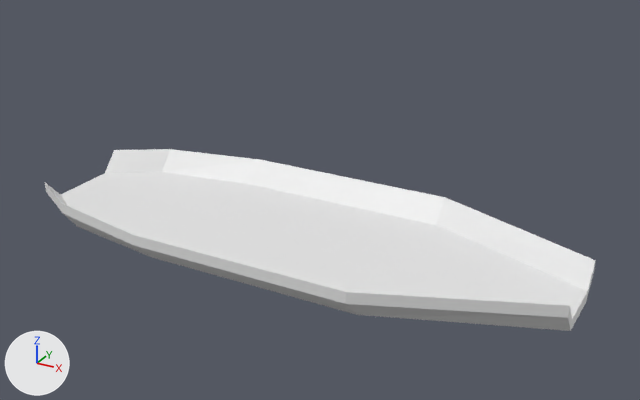
Two versions of the Blender file art/flux_ship.blend, one commit apart.
Before and after are seen from a 50 mm lens placed at (3.6, -6.12, 3.06), pointed at (0.2, 0.06, -0.03). The axes (+X, +Y, +Z) are drawn at lower left. The lights are the same throughout.
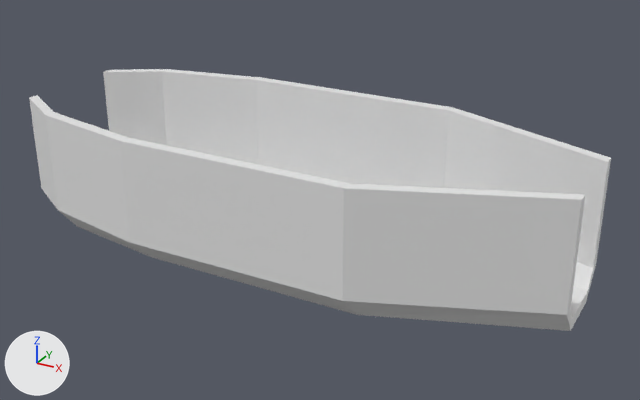
Commit message: Work on the flux ship. Very very WIP

Boxes (x1, y1, x2, y2) around the edits, measured in the pictures (640 x 400 px):
'Cube.001', reshaped (44% taller): before (45, 149, 596, 331); after (29, 69, 611, 331)

Patch to the scene script:
```diff
--- a/art/flux_ship.blend.py
+++ b/art/flux_ship.blend.py
@@ me_cube_000 @@
 # used by ob_cube_001; location = (0.0, -1.0, 0.0)
-me_cube_000.from_pydata(...)  # 40 vertices, 38 faces; spans x -2.5..2.5, y 0.0..2.0, z -0.5..-0.2
+me_cube_000.from_pydata(...)  # 80 vertices, 78 faces; spans x -2.5..2.5, y -0.05..2.05, z -0.5..0.65
+# me_cube_000 part 1
+# 8 faces are deleted
+# 5 vertices in x -2.5..2.5, y 1.4..2.0, z -0.2 move by (0.0, -0.05, -0.05)
+# 5 vertices in x -2.5..2.5, y 1.4..2.0, z -0.3 move by (0.0, 0.05, 0.05)
+# 5 vertices in x -2.5..2.5, y 0.0..0.6, z -0.3 move by (0.0, -0.05, 0.05)
+# 5 vertices in x -2.5..2.5, y 0.0..0.6, z -0.2 move by (0.0, 0.05, -0.05)
+# 20 new vertices lie (0.0, 0.0, 0.5) away from vertices in x -2.5..2.5, y 0.0..2.0, z -0.3..-0.2
+# 20 new vertices lie (0.0, 0.0, 0.4) away from vertices in x -2.5..2.5, y -0.05..2.05, z 0.25
+# 48 new faces join them
```
